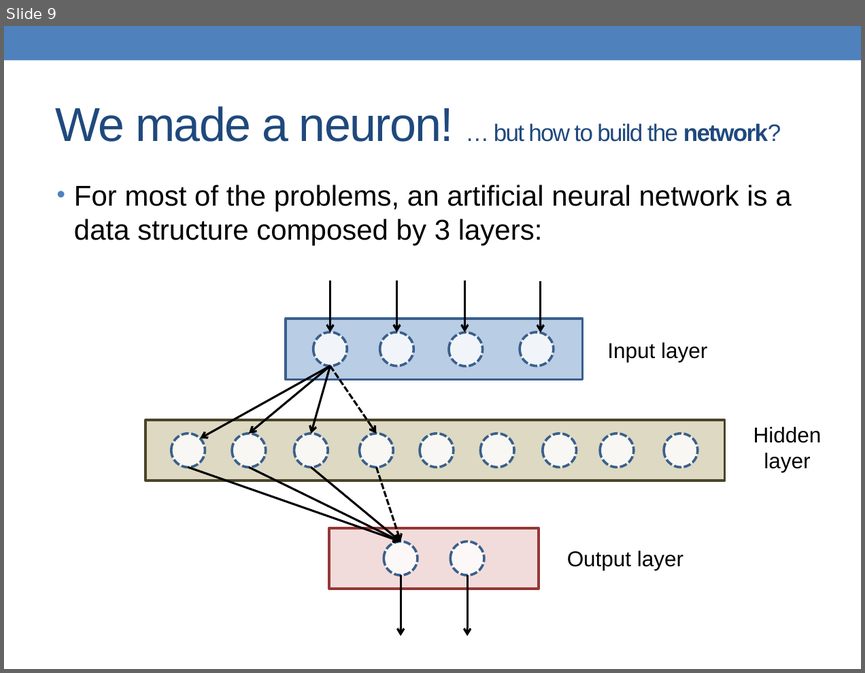
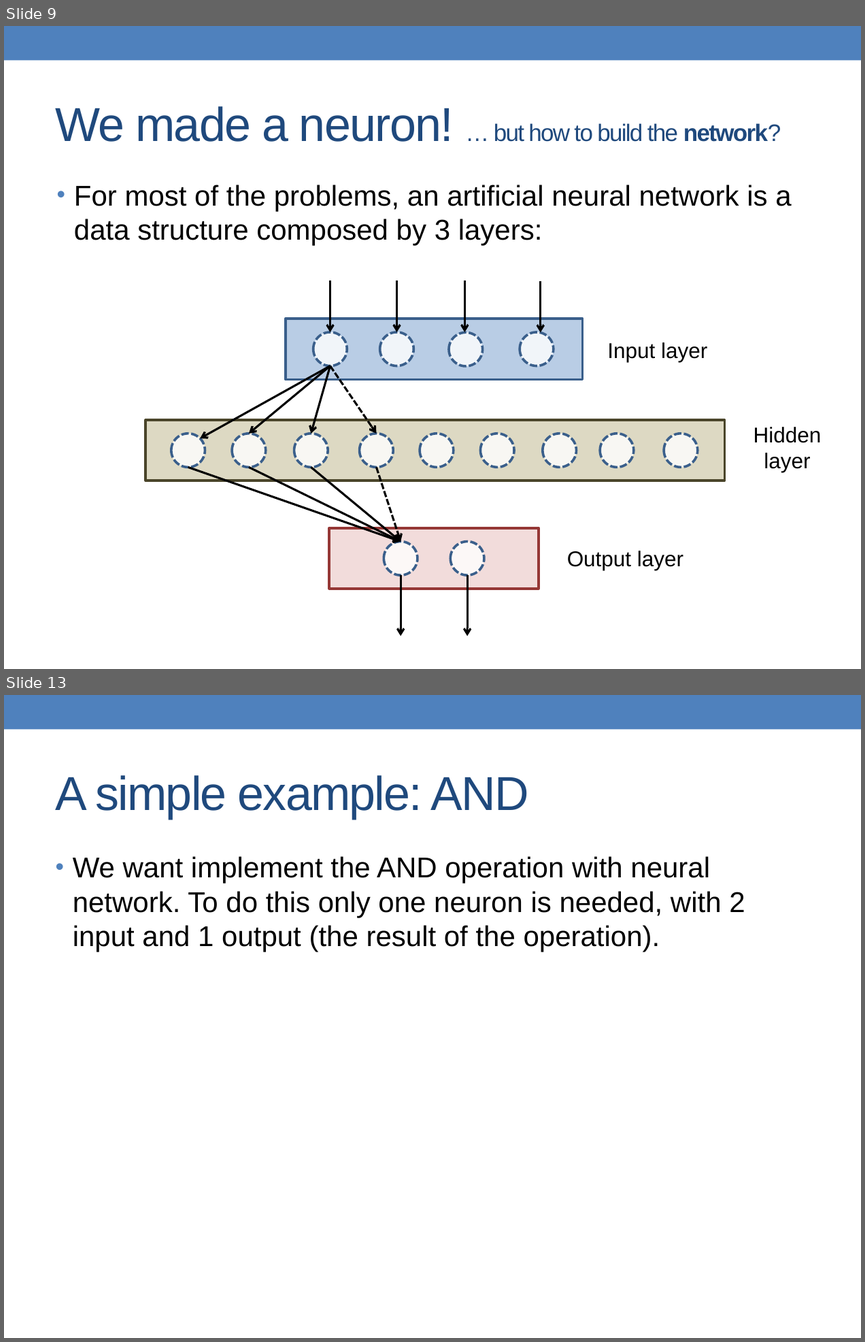
Before and after one commit to alessandrofrancesconi/carwin, a slide deck: presentation.pptx. Shown one above the other, each under a label of ours: slide 9 before the commit, slides 9 and 13 after it; the slides between them are not shown. The pictures are 865x673 and 865x1342 pixels, drawn with LibreOffice and Linux fonts; fonts in the diff are those of the drawing. Boxes give left, top, right and bottom in pixels: in the first picture for what was removed or moved away, otherwise in the second. Text is boxed around its words. In the diff, an @@ line names an element or a change of style, - is before the commit and + after.

```diff
--- a/presentation.pptx
+++ b/presentation.pptx
@@ slide 13 added at [4,695,861,1338], background #FFFFFF; not listed: 1 template element that a slide beside it also shows @@
@@ title added at [56,775,528,819], 40 pt, text #1F497D @@
+A simple example: AND
@@ text added at [73,856,745,952], 24 pt, text #000000 @@
+• We want implement the AND operation with neural network. To do this only one neuron is needed, with 2 input and 1 output (the result of the operation).
```
Also in this commit, not shown: 2 slides changed, 2 other slides added, 1 other file.
